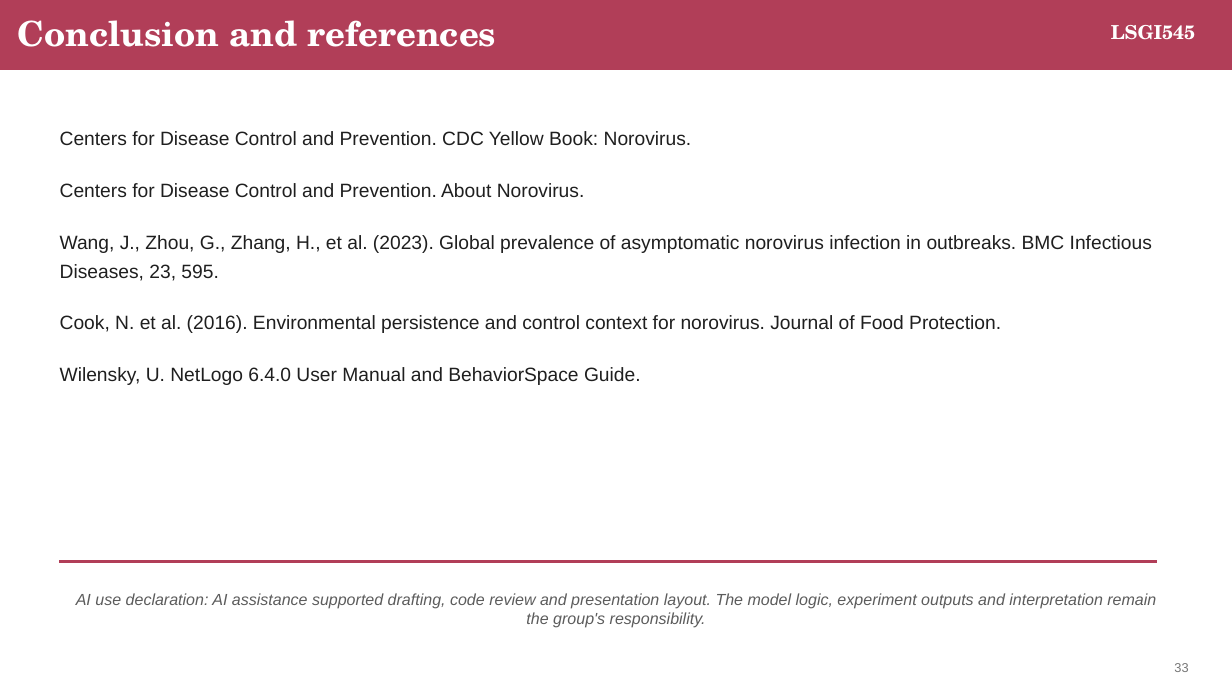
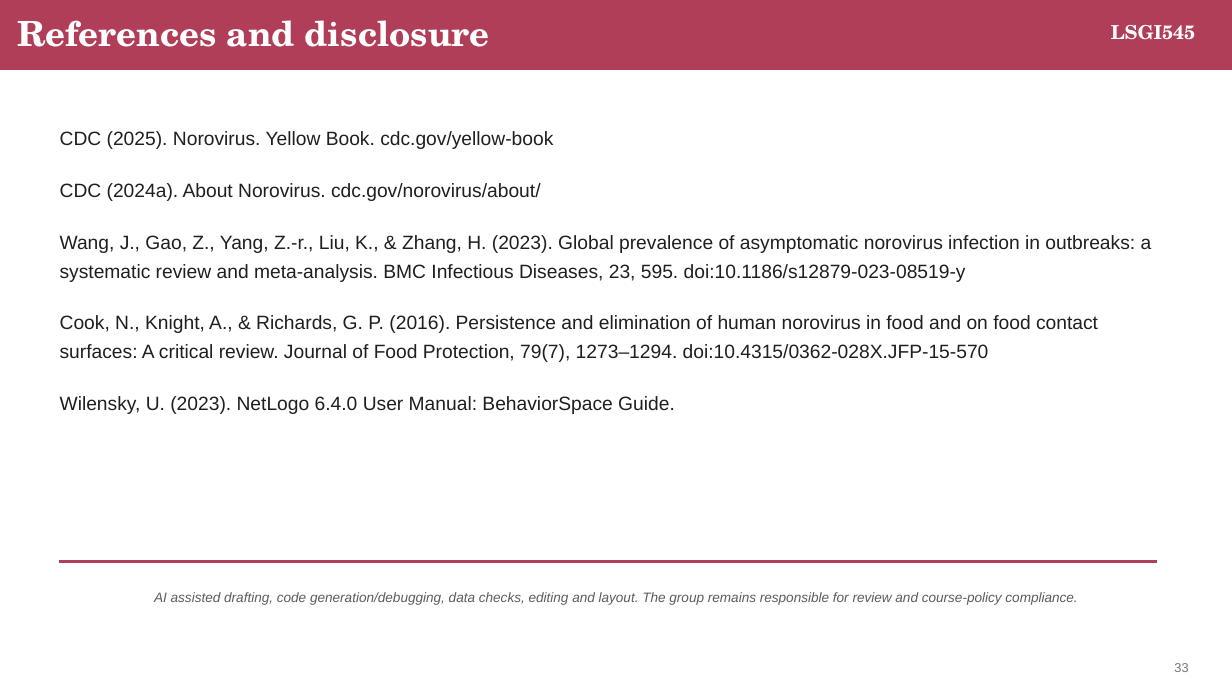
Before and after one commit to LIUXiaolu424/LSGI545-Group26, a slide deck: slide 33 of group_report_presentation/output/Norovirus_Dormitory_ABM_Group_Presentation.pptx. Drawn at 1232x693 pixels with LibreOffice and Linux fonts; fonts in the diff are those of the drawing. Boxes give left, top, right and bottom in pixels: in the first picture for what was removed or moved away, otherwise in the second. Text is boxed around its words. In the diff, an @@ line names an element or a change of style, - is before the commit and + after.

Commit message:
Correct submission references, parameter assumptions and result interpretation

```diff
--- a/group_report_presentation/output/Norovirus_Dormitory_ABM_Group_Presentation.pptx
+++ b/group_report_presentation/output/Norovirus_Dormitory_ABM_Group_Presentation.pptx
@@ text at [17, 20, 490, 47]: text changed @@
-Conclusion and references
+References and disclosure
@@ text at [60, 131, 1152, 414]: text changed @@
-Centers for Disease Control and Prevention. CDC Yellow Book: Norovirus.
-Centers for Disease Control and Prevention. About Norovirus.
-Wang, J., Zhou, G., Zhang, H., et al. (2023). Global prevalence of asymptomatic norovirus infection in outbreaks. BMC Infectious Diseases, 23, 595.
-Cook, N. et al. (2016). Environmental persistence and control context for norovirus. Journal of Food Protection.
-Wilensky, U. NetLogo 6.4.0 User Manual and BehaviorSpace Guide.
+CDC (2025). Norovirus. Yellow Book. cdc.gov/yellow-book
+CDC (2024a). About Norovirus. cdc.gov/norovirus/about/
+Wang, J., Gao, Z., Yang, Z.-r., Liu, K., & Zhang, H. (2023). Global prevalence of asymptomatic norovirus infection in outbreaks: a systematic review and meta-analysis. BMC Infectious Diseases, 23, 595. doi:10.1186/s12879-023-08519-y
+Cook, N., Knight, A., & Richards, G. P. (2016). Persistence and elimination of human norovirus in food and on food contact surfaces: A critical review. Journal of Food Protection, 79(7), 1273–1294. doi:10.4315/0362-028X.JFP-15-570
+Wilensky, U. (2023). NetLogo 6.4.0 User Manual: BehaviorSpace Guide.
@@ text at [154, 592, 1077, 605]: text changed; size 12.5 to 10.6 pt @@
-AI use declaration: AI assistance supported drafting, code review and presentation layout. The model logic, experiment outputs and interpretation remain the group's responsibility.
+AI assisted drafting, code generation/debugging, data checks, editing and layout. The group remains responsible for review and course-policy compliance.
```
Also in this commit, not shown: 18 other slides changed, 7 other files.
